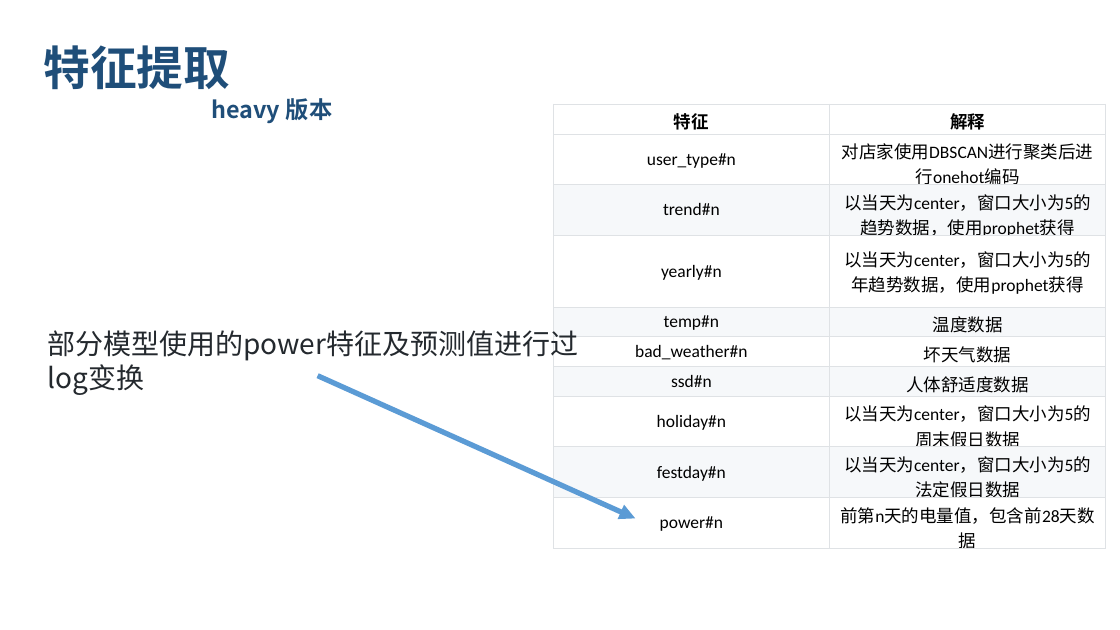
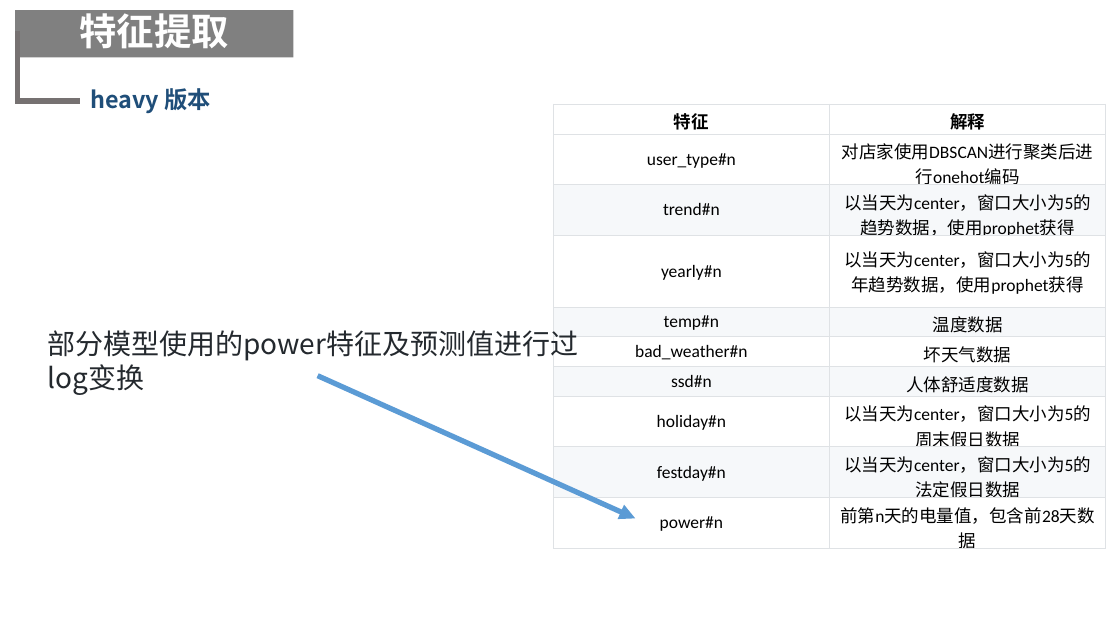
Before and after one commit to lvniqi/tianchi_power, a slide deck: slide 14 of presentation.pptx. Drawn at 1120x630 pixels with LibreOffice and Linux fonts; fonts in the diff are those of the drawing; background and template pictures are left out. Boxes give left, top, right and bottom in pixels: in the first picture for what was removed or moved away, otherwise in the second. Text is boxed around its words. In the diff, an @@ line names an element or a change of style, - is before the commit and + after.

```diff
--- a/presentation.pptx
+++ b/presentation.pptx
@@ rectangle added at (x1=15, y1=10, x2=293, y2=57), fill #808080, 32 pt, text #FFFFFF, bold @@
+特征提取
@@ elbow line added from (18, 31) to (80, 101), #767171 4.5 pt @@
@@ text at (x1=43, y1=45, x2=230, y2=90): paragraph removed @@
-特征提取
@@ text "heavy 版本" moved from (x1=43, y1=45, x2=333, y2=123) to (x1=90, y1=88, x2=212, y2=113) @@
```
Also in this commit, not shown: 23 other slides changed.
